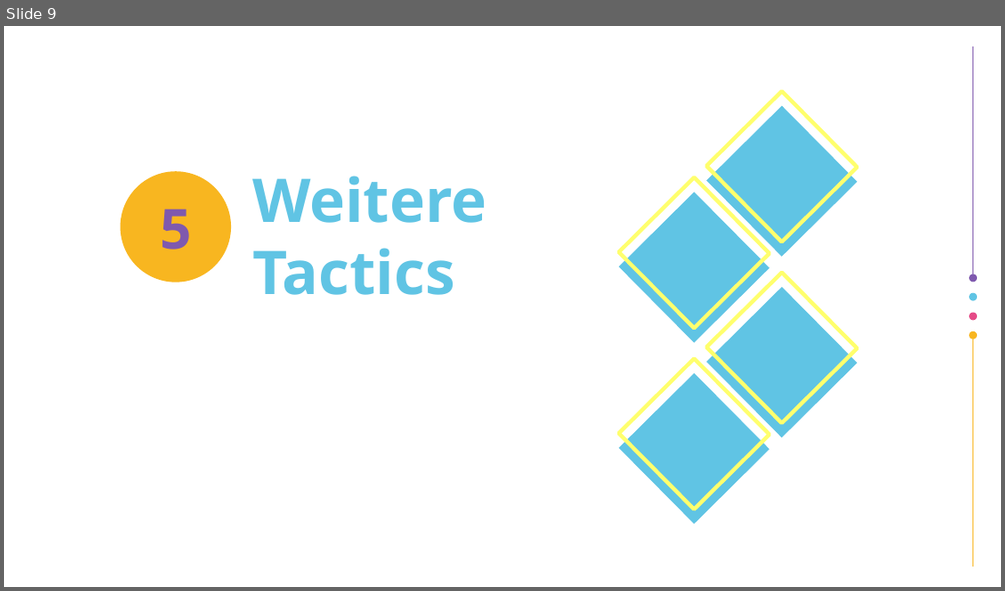
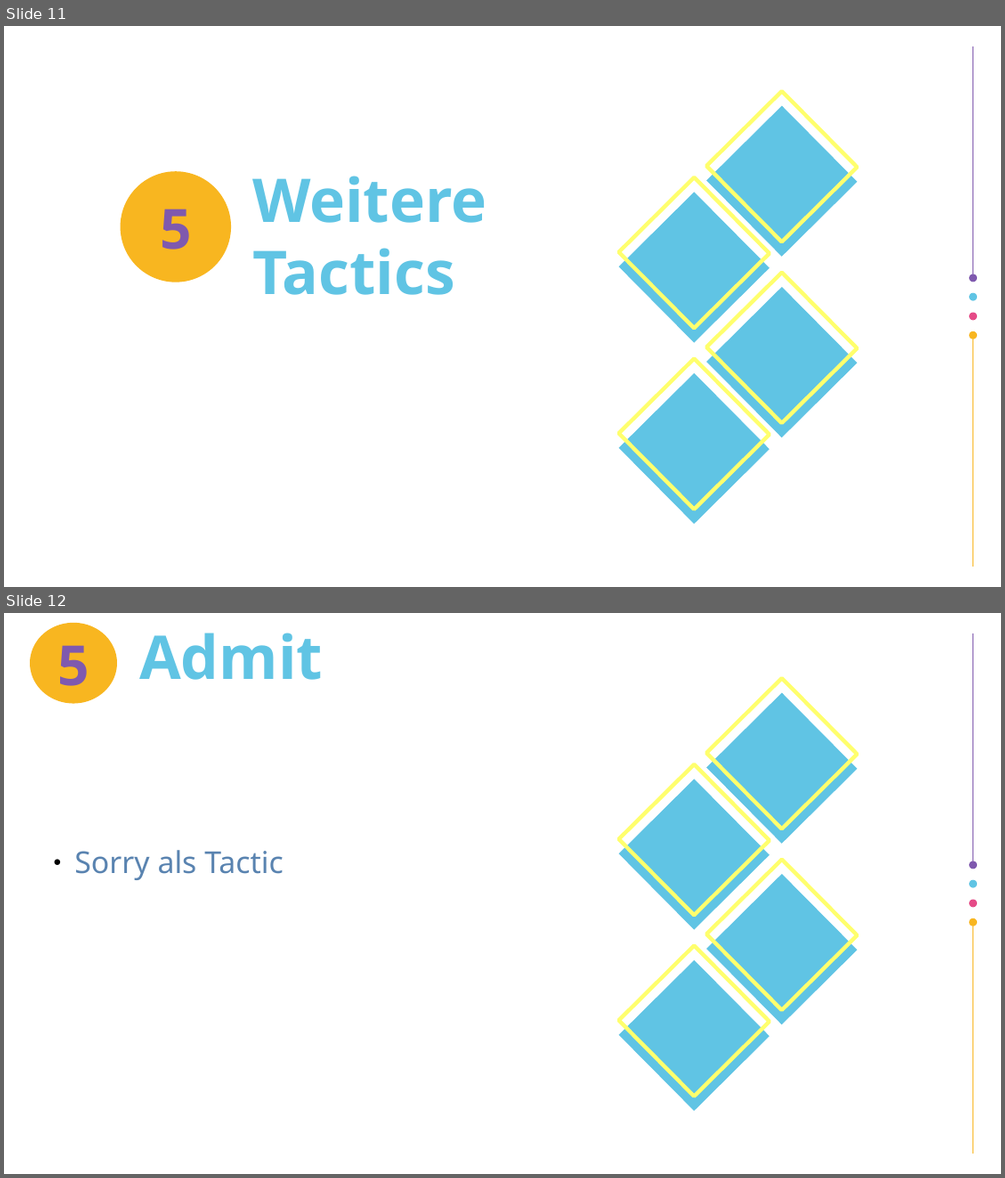
Before and after one commit to airberlin1/ProseminarBeweisassistenten, a slide deck: presentation.odp. Shown one above the other, each under a label of ours: slide 9 before the commit, slides 11 and 12 after it. The pictures are 1005x591 and 1005x1178 pixels, drawn with LibreOffice and Linux fonts; fonts in the diff are those of the drawing; background and template pictures are left out. Boxes give left, top, right and bottom in pixels: in the first picture for what was removed or moved away, otherwise in the second. Text is boxed around its words. In the diff, an @@ line names an element or a change of style, - is before the commit and + after.

Commit message:
weitere Tactics

```diff
--- a/presentation.odp
+++ b/presentation.odp
@@ slide 12 added at bbox=[4, 613, 1001, 1174], background #FFFFFF; not listed: 14 template elements that a slide beside it also shows @@
@@ freeform shape added at bbox=[30, 623, 117, 704], fill #F8B620, 44 pt, text #7F59AE, bold @@
+5
@@ title added at bbox=[139, 633, 323, 680], 48 pt, text #60C4E4, bold @@
+Admit
@@ text added at bbox=[74, 850, 283, 880], 24 pt, text #5983B0 @@
+● Sorry als Tactic
@@ what was slide 9 is now slide 11 @@
```
Also in this commit, not shown: 1 slide changed, 8 other slides added, 2 other files.
